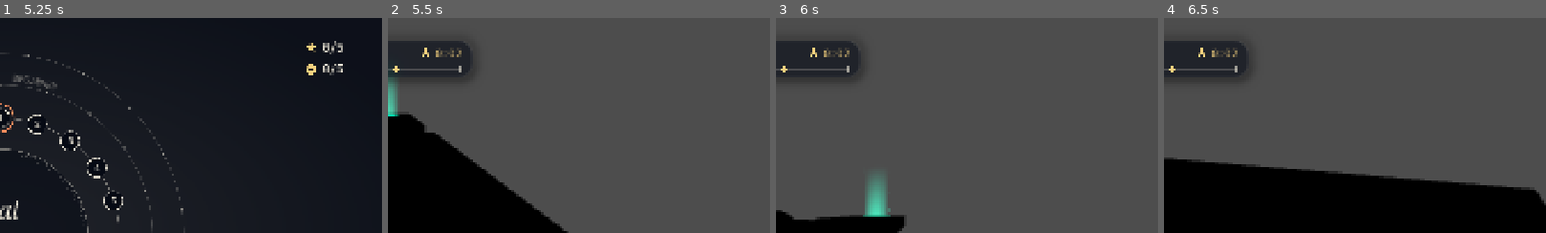
Above: before the commit, frames 1-4 (left to right).
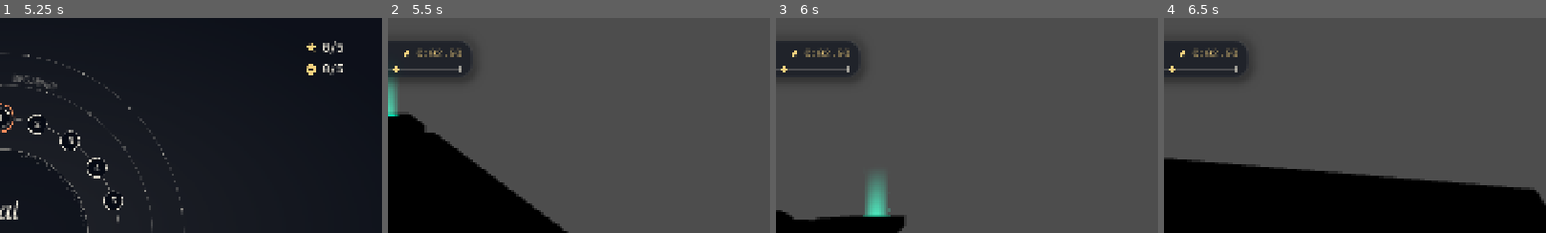
Above: after the commit, the same moments.

Repository: seanGSISG/orrery
Game: Godot game, scene res://main.tscn
The game is run twice, just before and just after one commit, with the same random seed, the same clock (stepped at 60 frames per second) and the same inputs.
Inputs (mouse positions are % of the whole screen's width and height, from its top left):
- Up to frame 1 (5.25 s): click (12, 55) at 0.52 s; click (50, 23) at 1.27 s; click (55, 25) at 2.02 s; click (59, 29) at 2.77 s; tap Enter (ui_accept) at 3.5, 4.25 s; move the mouse to (72, 45) at 3.52 s; press the mouse at (72, 45) at 3.53 s; hold D (roll_right) 3.53-4.25 s; tap Space (jump) at 3.77 s; release the mouse at (72, 45) at 4.25 s; drag from (30, 55) to (45, 70) at 4.27 s; tap R (restart) at 5 s; move the mouse to (60, 28) at 5.02 s; hold D (roll_right) from 5.03 s (still down); hold Q (tab_prev) from 5.03 s (still down)
- Up to frame 2 (5.5 s): keep holding D (roll_right); keep holding Q (tab_prev); click (60, 28) at 5.3 s
- Up to frame 3 (6 s): release D (roll_right) at 5.75 s; release Q (tab_prev) at 5.75 s; drag from (45, 70) to (20, 35) at 5.77 s
- Up to frame 4 (6.5 s): no input
The pictures show only the part of the screen within x 50-100%, y 0-50%; the shares and areas given below are measured in that part.

Frame 1 is identical in both runs. In frame 2, 0.3% of the frame differs, in the area x 4-20%, y 13-19%; in frame 3, 0.3%; in frame 4, 0.3%.

Commit message:
Fix the review findings of round 1 (#22)
- Backdrop: with no level scene it makes no camera and does not process,
  so the title logs no error each frame (Argus P1).
- Game: only the results stop a run that steps itself, and play gives the
  stepping back. A pause no longer turns on auto_step for a run that its
  caller steps (Argus P1).
- HUD: a target time with hundredths shows them (Argus P2).
- ui-shots: the task fails when a screenshot is not saved (Argus P2), and
  it runs with the Dummy audio driver, so it is silent.

Co-Authored-By: Claude Fable 5.2 <noreply@anthropic.com>

Diff:
--- a/game/core/game.gd
+++ b/game/core/game.gd
@@ -27,6 +27,9 @@
 		screen = value
 		_apply_screen()
 		screen_changed.emit(screen)
+
+## True while the results hold a run that stepped itself before; &"play" lets it step again.
+var _held: bool = false
 
 
 ## Keeps the `restart` action working while the game is paused.
@@ -93,19 +96,26 @@
 
 ## Makes the run and the scene tree fit `screen`:
 ## - a menu screen ends the run;
-## - the run steps itself only on &"play";
-## - the tree is paused under &"pause" and under &"settings" over a run, so the sound effects
-##   stop (docs/design/audio.md). &"results" does not pause, so the finish sound plays out.
+## - the tree is paused under &"pause" and under &"settings" over a run, so the run and the
+##   sound effects stop (docs/design/audio.md);
+## - &"results" does not pause, so the finish sound plays out. A run that steps itself stops
+##   there, and steps again on &"play". A run that its caller steps (auto_step false) stays
+##   with its caller.
 func _apply_screen() -> void:
 	if screen in MENU_SCREENS:
 		_end_run()
-	if run != null:
-		run.auto_step = screen == &"play"
+	if run != null and screen == &"results" and run.auto_step:
+		run.auto_step = false
+		_held = true
+	elif run != null and screen == &"play" and _held:
+		run.auto_step = true
+		_held = false
 	get_tree().paused = run != null and screen not in [&"play", &"results"]
 
 
 ## Frees the current run, if there is one.
 func _end_run() -> void:
+	_held = false
 	if run != null:
 		remove_child(run)
 		run.queue_free()
--- a/game/test/ui/test_menu_flow.gd
+++ b/game/test/ui/test_menu_flow.gd
@@ -42,15 +42,17 @@
 	assert_eq(shown(), &"play")
 
 
-## Menu pauses the level and the scene tree; Menu again resumes both.
+## Menu pauses the level and the scene tree; Menu again resumes both. A run that its caller
+## steps does not start to step itself.
 func test_pad_pauses_and_resumes() -> void:
-	start_level(&"rules")
+	var run: LevelRun = start_level(&"rules")
 	tap_button(JOY_BUTTON_START)
 	assert_eq(shown(), &"pause")
 	assert_true(get_tree().paused, "paused")
 	tap_button(JOY_BUTTON_START)
 	assert_eq(shown(), &"play")
 	assert_false(get_tree().paused, "resumed")
+	assert_false(run.auto_step, "the caller still steps the run")
 
 
 ## Esc pauses; A on Resume, the first item, resumes.
--- a/game/test/ui/test_results.gd
+++ b/game/test/ui/test_results.gd
@@ -11,14 +11,15 @@
 	ui.level_select.catalog = catalog
 
 
-## A finished run shows the results, and the marble stays still on the finish.
+## A finished run shows the results. The marble stays still on the finish, and a run that
+## steps itself stops, so player input no longer moves the marble.
 func test_finish_shows_results() -> void:
-	var run: LevelRun = start_level(&"rules")
+	var run: LevelRun = Game.load_level(&"rules")
 	finish_run(run)
 	await wait_process_frames(2)
 	assert_eq(shown(), &"results")
 	assert_eq(run.state.velocity, Vector3.ZERO)
-	assert_false(run.auto_step, "player input no longer moves the marble")
+	assert_false(run.auto_step, "the run stops")
 
 
 ## The first finish of a level is a new record.
@@ -45,15 +46,16 @@
 	assert_eq(Game.snapshot().level, &"flat")
 
 
-## View retries: the same level starts again.
+## View retries: the same level starts again, and a run that stepped itself does so again.
 func test_pad_retries() -> void:
-	var run: LevelRun = start_level(&"rules")
+	var run: LevelRun = Game.load_level(&"rules")
 	finish_run(run)
 	await wait_process_frames(2)
 	tap_button(JOY_BUTTON_BACK)
 	assert_eq(shown(), &"play")
 	assert_eq(run.state.status, &"playing")
 	assert_eq(run.state.tick, 0)
+	assert_true(run.auto_step, "the run steps itself again")
 
 
 ## B goes to the level select and ends the run.
--- a/game/test/ui/test_ui_text.gd
+++ b/game/test/ui/test_ui_text.gd
@@ -28,6 +28,8 @@
 	assert_eq(TimeText.full(46.829), "0:46.82")
 	assert_eq(TimeText.full(70.0), "1:10.00")
 	assert_eq(TimeText.minutes(48.99), "0:48")
+	assert_eq(TimeText.target(48.0), "0:48")
+	assert_eq(TimeText.target(46.82), "0:46.82", "a target keeps its hundredths")
 	assert_eq(TimeText.difference(4.38), "4.38")
 	assert_eq(TimeText.difference(64.38), "1:04.38")
 
--- a/game/test/ui/ui_shots.gd
+++ b/game/test/ui/ui_shots.gd
@@ -1,7 +1,9 @@
 extends Node
 ## Saves one screenshot of each UI screen, for a review of the look. `just ui-shots` runs it
 ## in gamescope at 1920 × 1080 and 3840 × 2160 and writes build/ui/<height>/<name>.png:
-##     godot --path game --resolution 1920x1080 res://test/ui/ui_shots.tscn -- --out <dir>
+##     godot --audio-driver Dummy --path game --resolution 1920x1080
+##         res://test/ui/ui_shots.tscn -- --out <dir>
+## The Dummy audio driver keeps the run silent.
 ##
 ## It runs the real main scene with a demo save in user://ui-shots/, so the player's save is
 ## not touched. It changes the screen through Game, as the menus do. Without `--out` it saves
@@ -14,9 +16,12 @@
 const LEVEL: StringName = &"core_loop"
 
 var _out: String = SAVE_DIR
+## Screenshots that could not be saved.
+var _failed: int = 0
 
 
-## Goes through the screens in the order of a play session, saves each, and quits.
+## Goes through the screens in the order of a play session, saves each, and quits. It prints
+## "ui-shots: done" when every screenshot is saved, and quits with 1 when one is not.
 func _ready() -> void:
 	var args: PackedStringArray = OS.get_cmdline_user_args()
 	var at: int = args.find("--out")
@@ -50,7 +55,10 @@
 	Game.screen = &"play"
 	_finish(run)
 	await _save("results")
-	get_tree().quit()
+	# `just ui-shots` looks for this line: gamescope does not pass the exit code on.
+	if _failed == 0:
+		print("ui-shots: done")
+	get_tree().quit(mini(_failed, 1))
 
 
 ## Points Save at a new demo save: some medals, best times and eggs in the test tier.
@@ -125,3 +133,5 @@
 	DirAccess.make_dir_recursive_absolute(path.get_base_dir())
 	var error: Error = get_viewport().get_texture().get_image().save_png(path)
 	print("ui-shots: %s %s" % [path, error_string(error)])
+	if error != OK:
+		_failed += 1
--- a/game/ui/backdrop.gd
+++ b/game/ui/backdrop.gd
@@ -13,14 +13,16 @@
 const DISTANCE: float = 0.8
 const HEIGHT: float = 0.3
 
-var _camera: Camera3D = Camera3D.new()
+var _camera: Camera3D
 var _center: Vector3 = Vector3.ZERO
 var _radius: float = 10.0
 var _time: float = 0.0
 
 
-## Adds the level and the camera, and measures the level.
+## Adds the level and the camera, and measures the level. With no level scene it adds
+## nothing, and _process() stays off.
 func _ready() -> void:
+	set_process(false)
 	var path: String = Game.level_path(LEVEL)
 	var scene: PackedScene = load(path) as PackedScene if path != "" else null
 	if scene == null:
@@ -34,9 +36,11 @@
 		bounds = box if bounds.size == Vector3.ZERO else bounds.merge(box)
 	_center = bounds.get_center()
 	_radius = maxf(bounds.size.length() * 0.5, 4.0)
+	_camera = Camera3D.new()
 	_camera.fov = 50.0
 	add_child(_camera)
 	_camera.make_current()
+	set_process(true)
 	_process(0.0)
 
 
--- a/game/ui/hud/hud.gd
+++ b/game/ui/hud/hud.gd
@@ -58,7 +58,7 @@
 	_target_icon.icon = &"star" if gold_open else &"check"
 	_target_icon.color = UiLook.GOLD if gold_open else UiLook.INK_2
 	_target.theme_type_variation = &"HudTargetGold" if gold_open else &"HudTarget"
-	_target.text = TimeText.minutes(level.gold if gold_open else level.par)
+	_target.text = TimeText.target(level.gold if gold_open else level.par)
 	var held: bool = state.power_up != &""
 	power_up.icon = state.power_up
 	_use.modulate.a = 1.0 if held else 0.0
--- a/game/ui/widgets/time_text.gd
+++ b/game/ui/widgets/time_text.gd
@@ -7,6 +7,11 @@
 ## Returns seconds as minutes, seconds and hundredths: "0:46.82".
 static func full(seconds: float) -> String:
 	return minutes(seconds) + hundredths(seconds)
+
+
+## Returns seconds as a target time: "0:48" for whole seconds, else all of it, "0:46.82".
+static func target(seconds: float) -> String:
+	return full(seconds).trim_suffix(".00")
 
 
 ## Returns seconds as a difference: "4.38" under one minute, "1:04.38" from one minute.
Not shown, changed: docs/design/ui.md
